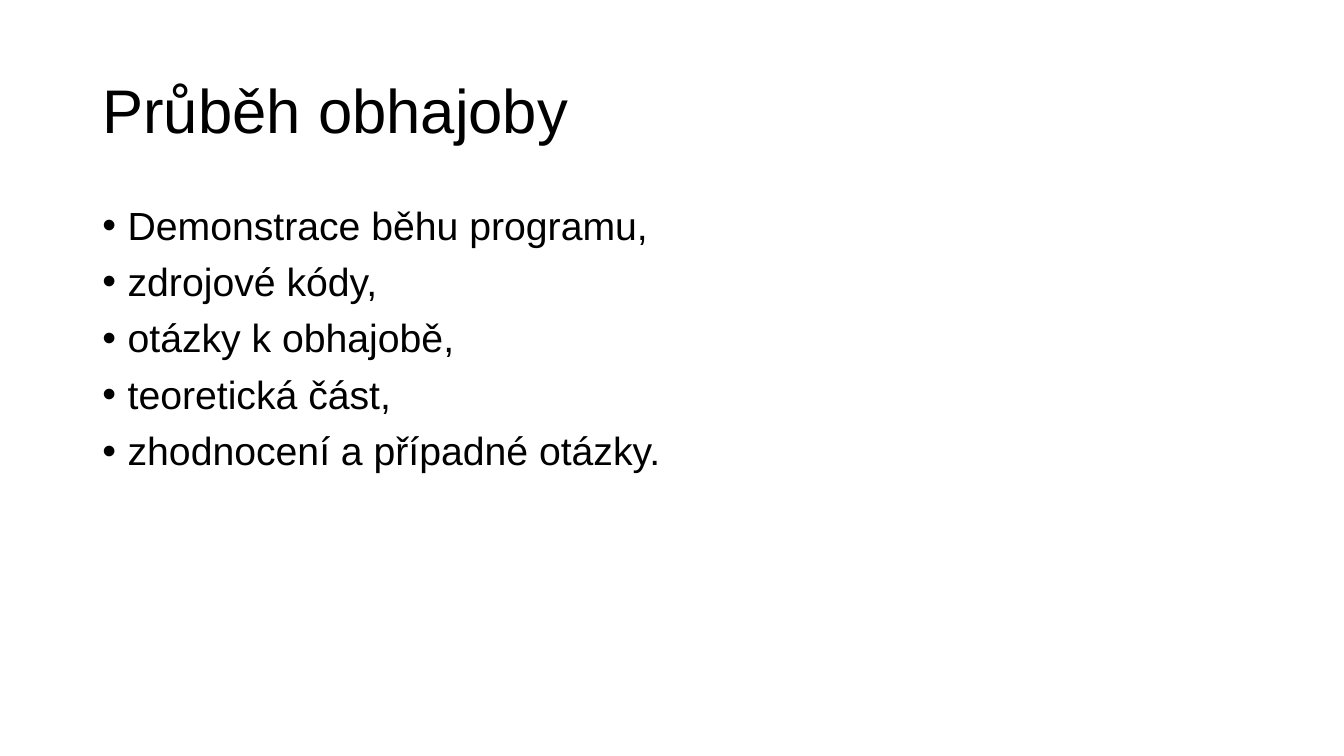
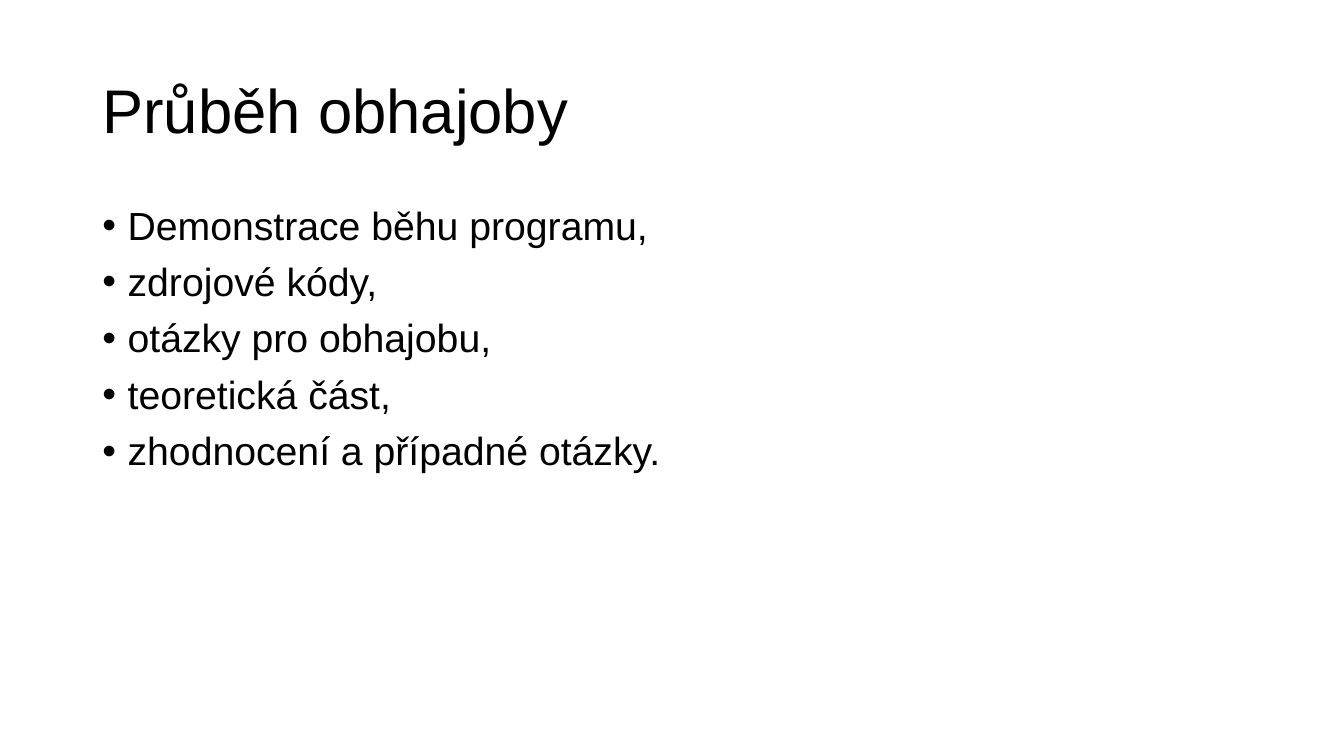
Before and after one commit to Okarisu/FileCommander, a slide deck: slide 2 of Obhajoba.pptx. Drawn at 1344x756 pixels with LibreOffice and Linux fonts; fonts in the diff are those of the drawing. Boxes give left, top, right and bottom in pixels: in the first picture for what was removed or moved away, otherwise in the second. Text is boxed around its words. In the diff, an @@ line names an element or a change of style, - is before the commit and + after.

```diff
--- a/Obhajoba.pptx
+++ b/Obhajoba.pptx
@@ text at (128, 323, 491, 360): text changed @@
-• otázky k obhajobě,
+• otázky pro obhajobu,
```
Also in this commit, not shown: 1 other slide changed, 5 slides added.
